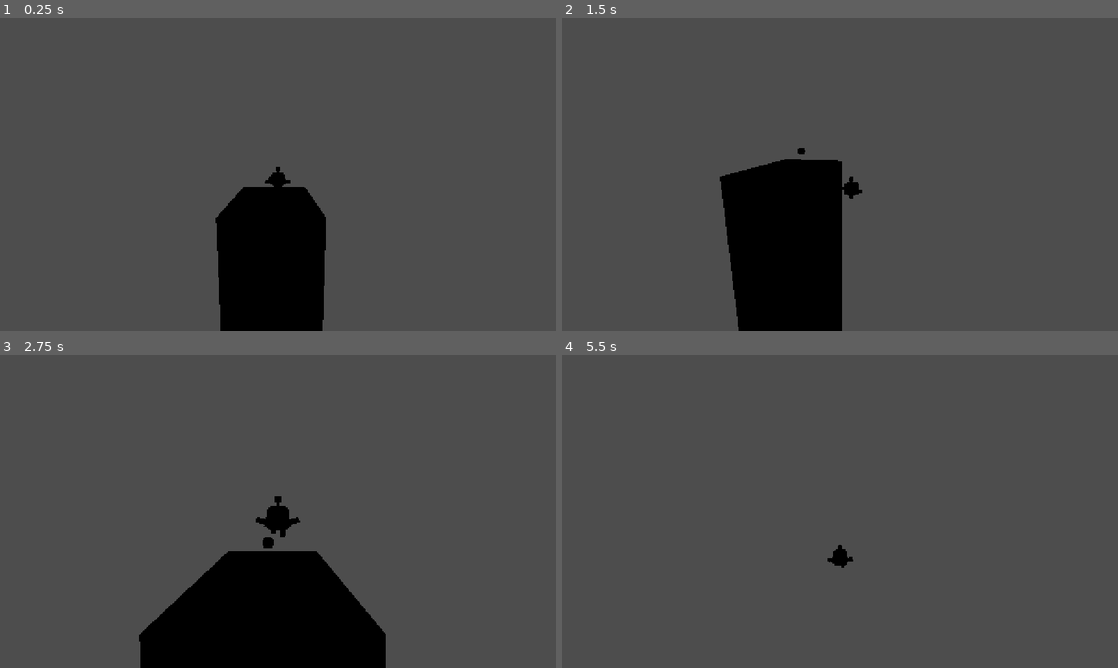
Above: before the commit, frames 1-4 (two rows, left to right).
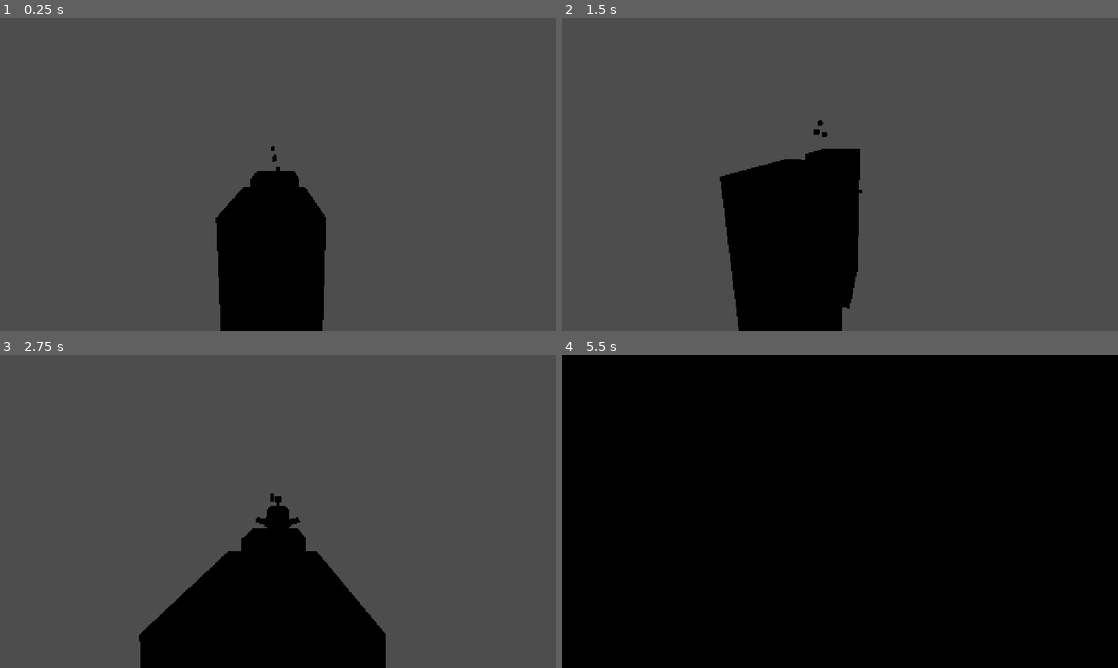
Above: after the commit, the same moments.

Repository: ManOfDuck/GameU-3d-platformer
Game: Godot game, scene res://scenes/demo.tscn
Same seed, same stepped clock (60 frames per second), same inputs: the game is played once before the commit and once after it. This scene is started directly instead of the project's main scene.
Inputs (mouse positions are in pixels of both pictures, inside the frame that each line leads up to):
- Up to frame 1 (0.25 s): no input
- Up to frame 2 (1.5 s): move the mouse to (962, 158) at 0.52 s; hold D (move_right) 0.53-1.28 s; tap K (camera_down) at 0.6 s; click (962, 158) at 0.67 s; tap Space (jump) at 0.77 s; move the mouse to (812, 174) at 1.27 s; hold W (move_forward) from 1.28 s (still down); tap J (camera_left) at 1.35 s
- Up to frame 3 (2.75 s): keep holding W (move_forward); tap Space (jump) at 1.52 s; move the mouse to (289, 505) at 2.02 s; tap L (camera_right) at 2.1 s
- Up to frame 4 (5.5 s): move the mouse to (834, 517) at 2.77 s; tap I (camera_up) at 2.85 s; click (834, 517) at 2.92 s; tap Space (jump) at 3.02, 3.77, 4.52 s; move the mouse to (878, 514) at 3.52 s; hold Right mouse button (rotate_camera_uncaptured) 3.53-4.28 s; move the mouse to (795, 508) at 4.27 s; tap Shift (toggle_mouse_capture_mode) at 4.35 s; move the mouse to (867, 511) at 5.02 s; release W (move_forward) at 5.03 s; hold S (move_back) from 5.03 s (still down); tap Mouse wheel up (zoom_in) at 5.1 s; click (867, 511) at 5.17 s

The runs differ from the first frame. In frame 1, 0.3% of the frame differs, in the area x 45-54%, y 40-54%; in frame 2, 1.6%; in frame 3, 0.7%; in frame 4, 100%, in the area x 0-100%, y 0-100%.

Commit message:
create coin

Diff:
--- /dev/null
+++ b/objects/demo_coin.gd
@@ -0,0 +1,5 @@
+extends Area3D
+
+
+func _process(delta: float) -> void:
+	rotate(Vector3.UP, 10)
--- /dev/null
+++ b/objects/demo_coin.tscn
@@ -0,0 +1,16 @@
+[gd_scene load_steps=4 format=3 uid="uid://rbw4rt64xb4b"]
+
+[ext_resource type="PackedScene" uid="uid://e64a4omgpcs" path="res://models/coin_model.glb" id="1_cbdqo"]
+[ext_resource type="Script" uid="uid://dh3856uojool4" path="res://objects/demo_coin.gd" id="1_s5alc"]
+
+[sub_resource type="SphereShape3D" id="SphereShape3D_s5alc"]
+radius = 0.29768658
+
+[node name="DemoCoin" type="Area3D"]
+script = ExtResource("1_s5alc")
+
+[node name="coin" parent="." instance=ExtResource("1_cbdqo")]
+
+[node name="CollisionShape3D" type="CollisionShape3D" parent="."]
+transform = Transform3D(1, 0, 0, 0, 1, 0, 0, 0, 1, 0, 0.2073489, 0)
+shape = SubResource("SphereShape3D_s5alc")
--- a/scenes/demo.tscn
+++ b/scenes/demo.tscn
@@ -1,7 +1,7 @@
 [gd_scene load_steps=3 format=3 uid="uid://mhmwbrtklr6g"]
 
 [ext_resource type="PackedScene" uid="uid://dl2ed4gkybggf" path="res://objects/player.tscn" id="1_tqfh0"]
-[ext_resource type="PackedScene" uid="uid://e64a4omgpcs" path="res://models/coin.glb" id="2_ba4lm"]
+[ext_resource type="PackedScene" uid="uid://rbw4rt64xb4b" path="res://objects/demo_coin.tscn" id="2_ba4lm"]
 
 [node name="Demo" type="Node3D"]
 
@@ -12,5 +12,16 @@
 use_collision = true
 size = Vector3(4.112793, 15.230286, 6.0207214)
 
-[node name="coin" parent="." instance=ExtResource("2_ba4lm")]
-transform = Transform3D(1, 0, 0, 0, 1, 0, 0, 0, 1, 0.37253523, 1.0330052, 2.125668)
+[node name="CSGBox3D2" type="CSGBox3D" parent="."]
+transform = Transform3D(1, 0, 0, 0, 1, 0, 0, 0, 1, 0.25463867, -7.115143, 10.435916)
+use_collision = true
+size = Vector3(4.112793, 15.230286, 6.0207214)
+
+[node name="DemoCoin" parent="." instance=ExtResource("2_ba4lm")]
+transform = Transform3D(1, 0, 0, 0, 1, 0, 0, 0, 1, 0.34716368, 2.8303838, 5.809815)
+
+[node name="DemoCoin4" parent="." instance=ExtResource("2_ba4lm")]
+transform = Transform3D(1, 0, 0, 0, 1, 0, 0, 0, 1, 0.34716368, 1.9723508, 7.010935)
+
+[node name="DemoCoin2" parent="." instance=ExtResource("2_ba4lm")]
+transform = Transform3D(1, 0, 0, 0, 1, 0, 0, 0, 1, 0.21222973, 2.193423, 4.5369444)
--- a/scenes/main.tscn
+++ b/scenes/main.tscn
@@ -8,7 +8,7 @@
 [ext_resource type="PackedScene" uid="uid://rjh4ifidqrfp" path="res://objects/platform_medium.tscn" id="7_ixpj3"]
 [ext_resource type="PackedScene" uid="uid://uqr4hswv6d2g" path="res://objects/platform_grass_large_round.tscn" id="8_4oh1e"]
 [ext_resource type="PackedScene" uid="uid://c8up71en5djgm" path="res://objects/platform_falling.tscn" id="9_2fnpo"]
-[ext_resource type="PackedScene" uid="uid://dtjvjdjl8cs6e" path="res://models/flag.glb" id="9_fw1f5"]
+[ext_resource type="PackedScene" uid="uid://dtjvjdjl8cs6e" path="res://models/flag_model.glb" id="9_fw1f5"]
 [ext_resource type="PackedScene" uid="uid://dfpisimsgf5ce" path="res://archive/coin.tscn" id="10_fwhys"]
 [ext_resource type="Script" uid="uid://bap462su1xjtx" path="res://scripts/hud.gd" id="11_apvpm"]
 [ext_resource type="PackedScene" uid="uid://85ldumyetgou" path="res://objects/brick.tscn" id="12_jkv2x"]
@@ -28,9 +28,8 @@
 [node name="Environment" type="WorldEnvironment" parent="."]
 environment = ExtResource("1_ahusb")
 
-[node name="Player" parent="." node_paths=PackedStringArray("view") groups=["player"] instance=ExtResource("2_onms2")]
+[node name="Player" parent="." groups=["player"] instance=ExtResource("2_onms2")]
 transform = Transform3D(1, 0, 0, 0, 1, 0, 0, 0, 1, 0, 0.49277484, 0)
-view = NodePath("../View")
 
 [node name="View" type="Node3D" parent="." node_paths=PackedStringArray("target")]
 transform = Transform3D(0.707107, -0.298836, 0.640856, 0, 0.906308, 0.422618, -0.707107, -0.298836, 0.640856, 0, 0, 0)
Not shown, added: objects/demo_coin.gd.uid
Not shown, changed: LICENSE.md
